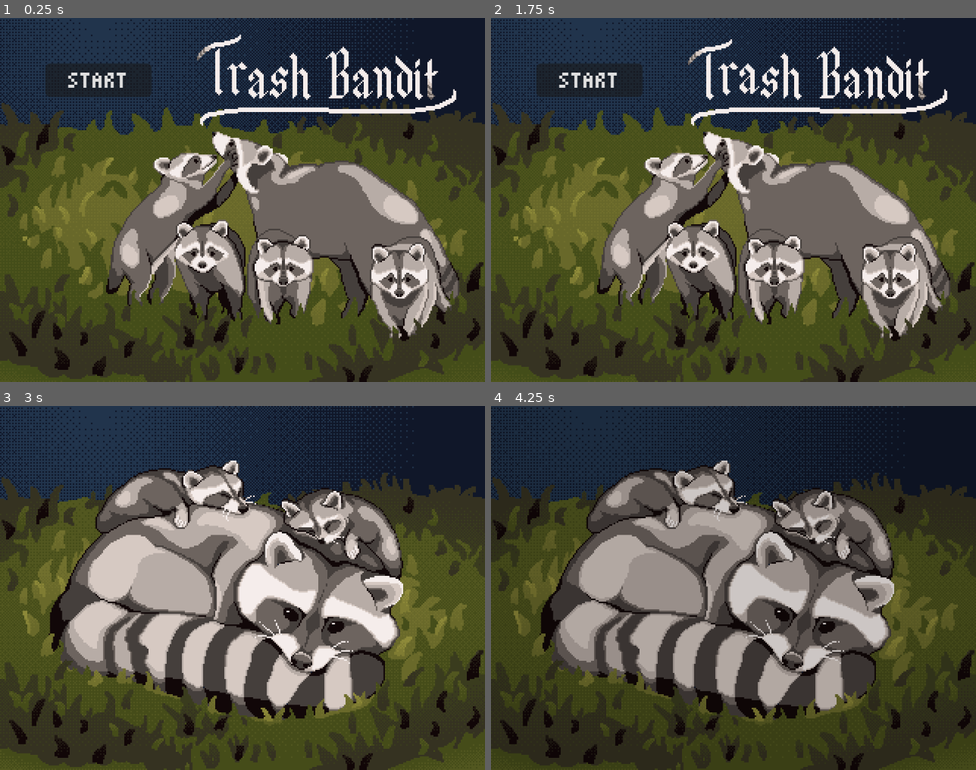
Above: before the commit, frames 1-4 (two rows, left to right).
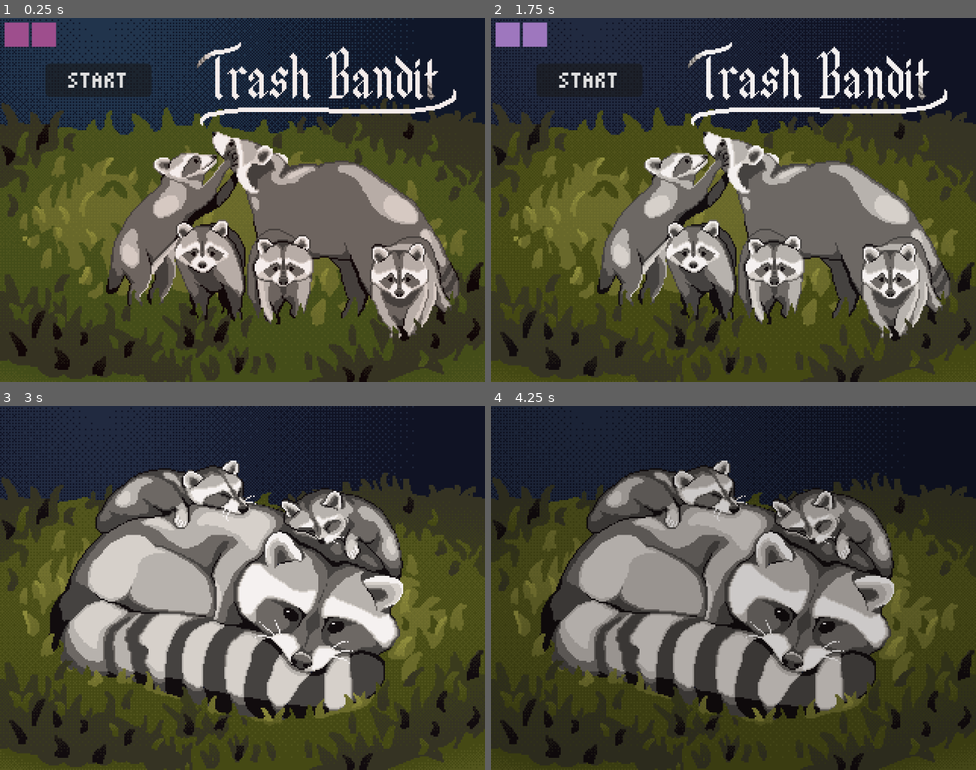
Above: after the commit, the same moments.

Repository: amy-ev/Game-like-Jam
Game: Godot game, scene res://start_menu.tscn
Same seed, same stepped clock (60 frames per second), same inputs: the game is played once before the commit and once after it.
Inputs (mouse positions are in pixels of both pictures, inside the frame that each line leads up to):
- Up to frame 1 (0.25 s): no input
- Up to frame 2 (1.75 s): click (505, 36) at 0.52 s; click (534, 36) at 1.27 s
- Up to frame 3 (3 s): click "START" at 2 s; move the mouse to (349, 569) at 2.77 s; hold Right (ui_right) from 2.78 s (still down); hold E (interact) from 2.78 s (still down); click (349, 569) at 2.92 s
- Up to frame 4 (4.25 s): move the mouse to (636, 606) at 3.52 s; release Right (ui_right) at 3.53 s; release E (interact) at 3.53 s; hold Down (ui_down) from 3.53 s (still down); tap E (interact) at 3.6 s

The runs differ from the first frame. In frame 1, 1.1% of the frame differs, in the area x 0-51%, y 1-23%; in frame 2, 1.1%, in the area x 0-56%, y 1-23%; in frame 3, less than 0.1%; in frame 4, less than 0.1%.

Commit message:
raccoon vision overlay toggle updated

Diff:
--- a/GameLikeJam/animation.tscn
+++ b/GameLikeJam/animation.tscn
@@ -3,11 +3,17 @@
 [ext_resource type="Texture2D" uid="uid://6lq02naqbitp" path="res://assets/animation-raccoon.png" id="1_ljyfo"]
 [ext_resource type="Texture2D" uid="uid://cmel1m7ctt5n6" path="res://assets/raccoon-baby-1.png" id="2_ij1m1"]
 [ext_resource type="Texture2D" uid="uid://cjc3x6tg6n8uq" path="res://assets/raccoon-baby-2.png" id="3_4b1b3"]
+[ext_resource type="PackedScene" uid="uid://qasul7tdg00p" path="res://shaders/shader-overlay.tscn" id="4_ij1m1"]
 
 [sub_resource type="GDScript" id="GDScript_ljyfo"]
 script/source = "extends CanvasLayer
 
 const world = preload(\"res://world/world.tscn\")
+@onready var raccoon_vision = $raccoon_vision
+
+func _ready() -> void:
+	if !Global.raccoon_vision:
+		remove_child(raccoon_vision)
 
 func _start_game():
 	var tree = get_tree()
@@ -130,3 +136,5 @@
 grow_horizontal = 2
 grow_vertical = 2
 color = Color(0, 0, 0, 1)
+
+[node name="raccoon_vision" parent="." unique_id=1411555812 instance=ExtResource("4_ij1m1")]
--- a/GameLikeJam/assets/firefly.tscn
+++ b/GameLikeJam/assets/firefly.tscn
@@ -101,8 +101,11 @@
 
 [node name="OmniLight3D" type="OmniLight3D" parent="." unique_id=2124437807]
 transform = Transform3D(1, 0, 0, 0, 1, 0, 0, 0, 1, 0, 0.36500418, 0)
-light_color = Color(0.8041459, 0.5817348, 0.04853452, 1)
-light_indirect_energy = 2.0
+light_color = Color(1, 0.718, 0.060000002, 1)
+light_energy = 2.0
+light_indirect_energy = 4.0
+light_volumetric_fog_energy = 2.0
+omni_range = 6.0
 
 [node name="Sprite3D2" type="Sprite3D" parent="." unique_id=923213700]
 transform = Transform3D(1, 0, 0, 0, 1, 0, 0, 0, 1, 0, 0.45963466, -0.10211745)
--- a/GameLikeJam/assets/transition.tscn
+++ b/GameLikeJam/assets/transition.tscn
@@ -3,6 +3,7 @@
 [ext_resource type="Texture2D" uid="uid://6lq02naqbitp" path="res://assets/animation-raccoon.png" id="1_xefc5"]
 [ext_resource type="Texture2D" uid="uid://cmel1m7ctt5n6" path="res://assets/raccoon-baby-1.png" id="2_mp22q"]
 [ext_resource type="Texture2D" uid="uid://cjc3x6tg6n8uq" path="res://assets/raccoon-baby-2.png" id="3_l5wpo"]
+[ext_resource type="PackedScene" uid="uid://qasul7tdg00p" path="res://shaders/shader-overlay.tscn" id="4_mp22q"]
 
 [sub_resource type="GDScript" id="GDScript_mboir"]
 script/source = "extends CanvasLayer
@@ -10,9 +11,12 @@
 const world = preload(\"res://world/world.tscn\")
 const menu = preload(\"res://start_menu.tscn\")
 @onready var anim_player = $anim_player
-
+@onready var raccoon_vision = $raccoon_vision
 
 func _ready() -> void:
+	if !Global.raccoon_vision:
+		remove_child(raccoon_vision)
+
 	if Global.lives > 0:
 		if Global.level == 2:
 			anim_player.play(\"level_1\")
@@ -388,3 +392,5 @@
 grow_horizontal = 2
 grow_vertical = 2
 color = Color(0, 0, 0, 1)
+
+[node name="raccoon_vision" parent="." unique_id=1411555812 instance=ExtResource("4_mp22q")]
--- a/GameLikeJam/global.gd
+++ b/GameLikeJam/global.gd
@@ -8,16 +8,16 @@
 
 var raccoon_vision = false
 var player: CharacterBody3D = null
-var points = 0
+var points: int
 
-var level = 1
-var lives = 3
+var level: int
+var lives: int
 
 var health:int
-var player_max_health = 100
+var player_max_health:= 100
 
-var fox_damage:= 10
-var fox_health:= 40
+var fox_damage: int
+var fox_health: int
 
 var start_pos:Vector3
 
@@ -43,3 +43,11 @@
 	set_max_enemies(max_enemies+2)
 	fox_damage += 5
 	fox_health += 10
+
+func new_game():
+	fox_damage = 10
+	fox_health = 40
+	points = 0
+	level = 1
+	lives = 3
+	set_max_enemies(6)
--- a/GameLikeJam/shaders/shader-overlay.tscn
+++ b/GameLikeJam/shaders/shader-overlay.tscn
@@ -7,7 +7,7 @@
 shader_parameter/mode = 0
 shader_parameter/intensity = 1.0
 
-[node name="MeshInstance2D" type="CanvasLayer" unique_id=1411555812]
+[node name="raccoon_vision" type="CanvasLayer" unique_id=1411555812]
 
 [node name="ColorRect" type="ColorRect" parent="." unique_id=789139645]
 material = SubResource("ShaderMaterial_y5svd")
--- a/GameLikeJam/start_menu.tscn
+++ b/GameLikeJam/start_menu.tscn
@@ -3,9 +3,14 @@
 [ext_resource type="Texture2D" uid="uid://hf4bhde7lvrg" path="res://assets/start-screen.png" id="2_vpdu5"]
 [ext_resource type="Texture2D" uid="uid://d2mhfq30f16rl" path="res://assets/title.png" id="3_v2mkm"]
 [ext_resource type="FontFile" uid="uid://cyltpnbsvujls" path="res://assets/font/8-bit-forensics.ttf" id="3_vpdu5"]
+[ext_resource type="Texture2D" uid="uid://dqu4fcfpflgkp" path="res://assets/food.png" id="4_v2mkm"]
+[ext_resource type="PackedScene" uid="uid://qasul7tdg00p" path="res://shaders/shader-overlay.tscn" id="5_ctwoq"]
+[ext_resource type="Texture2D" uid="uid://dbjl2t8n614uk" path="res://assets/trash.png" id="5_ppfnh"]
 
 [sub_resource type="GDScript" id="GDScript_ndybt"]
 script/source = "extends CanvasLayer
+
+@onready var raccoon_vision = $raccoon_vision
 
 func _ready() -> void:
 	Input.mouse_mode = Input.MOUSE_MODE_VISIBLE
@@ -14,9 +19,22 @@
 		print(\"got it\")
 		var anim = root.get_node(\"/root/transition\")
 		root.remove_child(anim)
+	raccoon_vision.visible = false
+
 
 func _on_button_pressed() -> void:
+	Global.new_game()
 	get_tree().change_scene_to_file(\"res://animation.tscn\")
+
+
+func _on_raccoon_vision_toggled(toggled_on: bool) -> void:
+	print(toggled_on)
+	if toggled_on == true:
+		raccoon_vision.visible = true
+		Global.raccoon_vision = true
+	else:
+		raccoon_vision.visible = false
+		Global.raccoon_vision = false
 "
 
 [sub_resource type="AtlasTexture" id="AtlasTexture_ctwoq"]
@@ -132,7 +150,8 @@
 [node name="AnimatedSprite2D" type="AnimatedSprite2D" parent="." unique_id=1020156019]
 sprite_frames = SubResource("SpriteFrames_8y6t8")
 autoplay = "default"
-frame_progress = 0.65638953
+frame = 11
+frame_progress = 0.062763505
 centered = false
 
 [node name="Button" type="Button" parent="." unique_id=1893259982]
@@ -145,4 +164,27 @@
 text = "START"
 icon_alignment = 1
 
+[node name="HBoxContainer" type="HBoxContainer" parent="." unique_id=1398685240]
+offset_left = 3.0
+offset_top = 3.0
+offset_right = 37.0
+offset_bottom = 19.0
+theme_override_constants/separation = 2
+
+[node name="mute" type="TextureButton" parent="HBoxContainer" unique_id=1116265657]
+layout_mode = 2
+toggle_mode = true
+texture_normal = ExtResource("4_v2mkm")
+
+[node name="raccoon_vision" type="TextureButton" parent="HBoxContainer" unique_id=23988270]
+layout_mode = 2
+toggle_mode = true
+texture_normal = ExtResource("4_v2mkm")
+texture_pressed = ExtResource("5_ppfnh")
+texture_disabled = ExtResource("5_ppfnh")
+texture_focused = ExtResource("5_ppfnh")
+
+[node name="raccoon_vision" parent="." unique_id=1411555812 instance=ExtResource("5_ctwoq")]
+
 [connection signal="pressed" from="Button" to="." method="_on_button_pressed"]
+[connection signal="toggled" from="HBoxContainer/raccoon_vision" to="." method="_on_raccoon_vision_toggled"]
--- a/GameLikeJam/world/world.tscn
+++ b/GameLikeJam/world/world.tscn
@@ -2,6 +2,16 @@
 
 [ext_resource type="Script" uid="uid://d34vueb1iqceo" path="res://world/world.gd" id="1_6xmxd"]
 [ext_resource type="PackedScene" uid="uid://qasul7tdg00p" path="res://shaders/shader-overlay.tscn" id="1_tcf2h"]
+
+[sub_resource type="GDScript" id="GDScript_tcf2h"]
+script/source = "extends Node
+
+@onready var raccoon_vision = $raccoon_vision
+
+func _ready() -> void:
+	if !Global.raccoon_vision:
+		remove_child(raccoon_vision)
+"
 
 [sub_resource type="Environment" id="Environment_tlwt5"]
 ambient_light_color = Color(0.011764706, 0.03137255, 0.05882353, 1)
@@ -15,6 +25,7 @@
 fog_depth_end = 4000.0
 
 [node name="game" type="Node" unique_id=1547359352]
+script = SubResource("GDScript_tcf2h")
 
 [node name="world" type="Node3D" parent="." unique_id=1011780645]
 script = ExtResource("1_6xmxd")
@@ -31,4 +42,4 @@
 
 [node name="rooms" type="Node3D" parent="world" unique_id=1089986812]
 
-[node name="MeshInstance2D" parent="." unique_id=1411555812 instance=ExtResource("1_tcf2h")]
+[node name="raccoon_vision" parent="." unique_id=1411555812 instance=ExtResource("1_tcf2h")]
